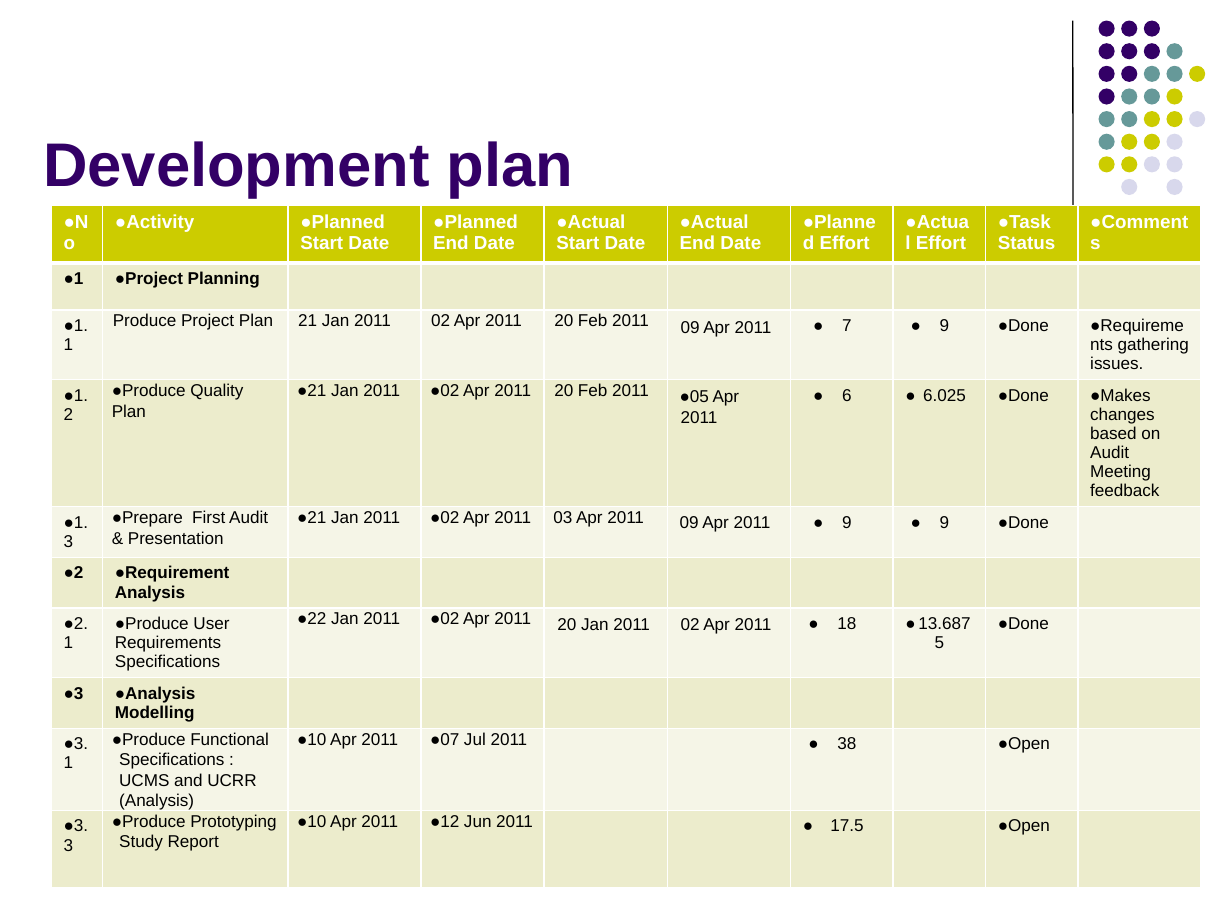
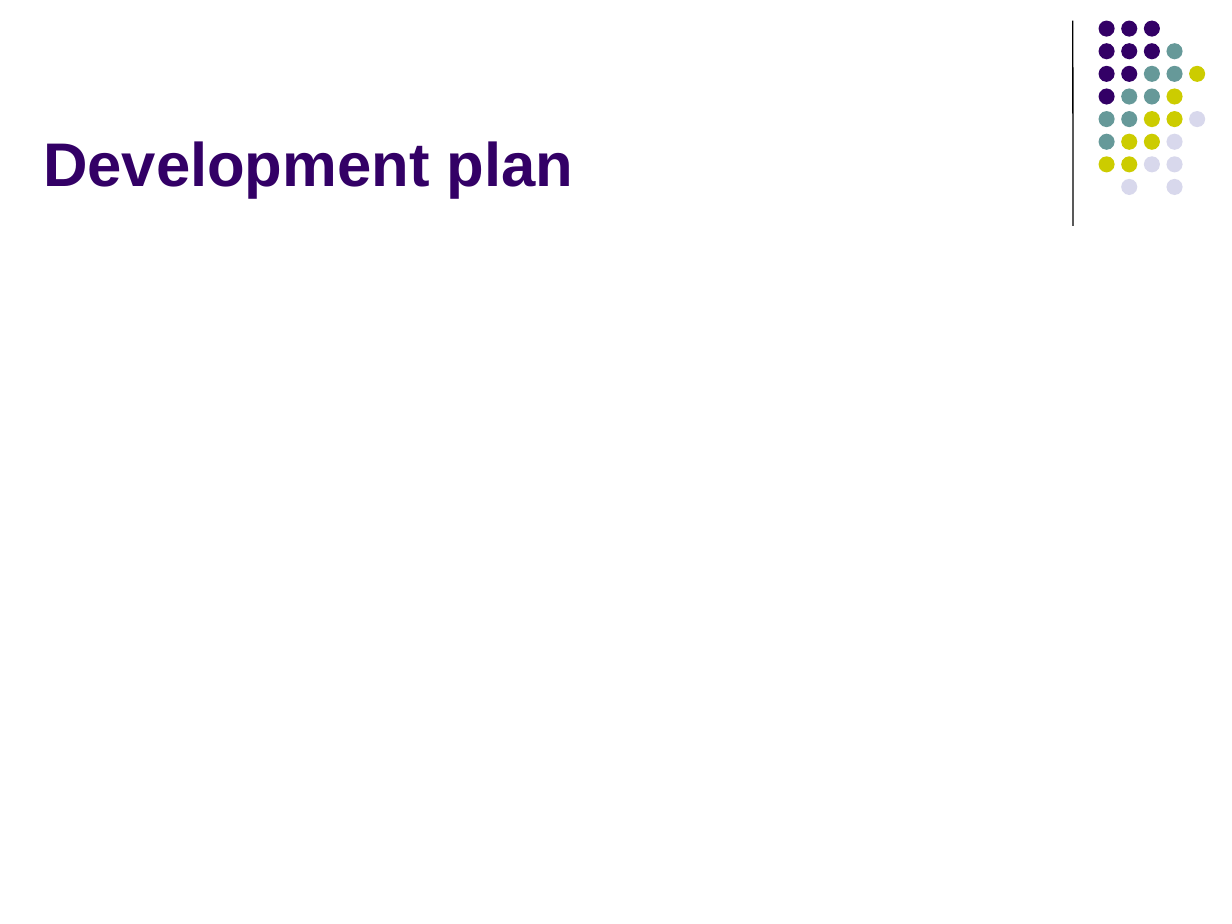
Before and after one commit to imireasa/mtech-se18-t08s, a slide deck: slide 23 of docs/W-9 Working Document/W-9.3 Presentation Slides/Phase 2/vms_presentation_2_v0.1.pptx (slide 29 before the commit). Drawn at 1232x924 pixels with LibreOffice and Linux fonts; fonts in the diff are those of the drawing. Boxes give left, top, right and bottom in pixels: in the first picture for what was removed or moved away, otherwise in the second. Text is boxed around its words. In the diff, an @@ line names an element or a change of style, - is before the commit and + after.

```diff
--- a/docs/W-9 Working Document/W-9.3 Presentation Slides/Phase 2/vms_presentation_2_v0.1.pptx
+++ b/docs/W-9 Working Document/W-9.3 Presentation Slides/Phase 2/vms_presentation_2_v0.1.pptx
@@ table removed at box(52, 206, 1201, 903), 10 rows, 10 columns @@
-No | Activity | Planned Start Date | Planned End Date | Actual Start Date | Actual End Date | Planned Effort | Actual Effort | Task Status | Comments
-1 | Project Planning |  |  |  |  |  |  |  | 
-1.1 | Produce Project Plan | 21 Jan 2011 | 02 Apr 2011 | 20 Feb 2011 | 09 Apr 2011 | 7 | 9 | Done | Requirements gathering issues.
-1.2 | Produce Quality Plan | 21 Jan 2011 | 02 Apr 2011 | 20 Feb 2011 | 05 Apr 2011 | 6 | 6.025 | Done | Makes changes based on Audit Meeting feedback
-1.3 | Prepare First Audit & Presentation | 21 Jan 2011 | 02 Apr 2011 | 03 Apr 2011 | 09 Apr 2011 | 9 | 9 | Done | 
-2 | Requirement Analysis |  |  |  |  |  |  |  | 
-2.1 | Produce User Requirements Specifications | 22 Jan 2011 | 02 Apr 2011 | 20 Jan 2011 | 02 Apr 2011 | 18 | 13.6875 | Done | 
-3 | Analysis Modelling |  |  |  |  |  |  |  | 
-3.1 | Produce Functional Specifications : UCMS and UCRR (Analysis) | 10 Apr 2011 | 07 Jul 2011 |  |  | 38 |  | Open | 
-3.3 | Produce Prototyping Study Report | 10 Apr 2011 | 12 Jun 2011 |  |  | 17.5 |  | Open | 
```
Also in this commit, not shown: 8 other slides changed, 1 slide added, 8 slides removed, 2 other files.
